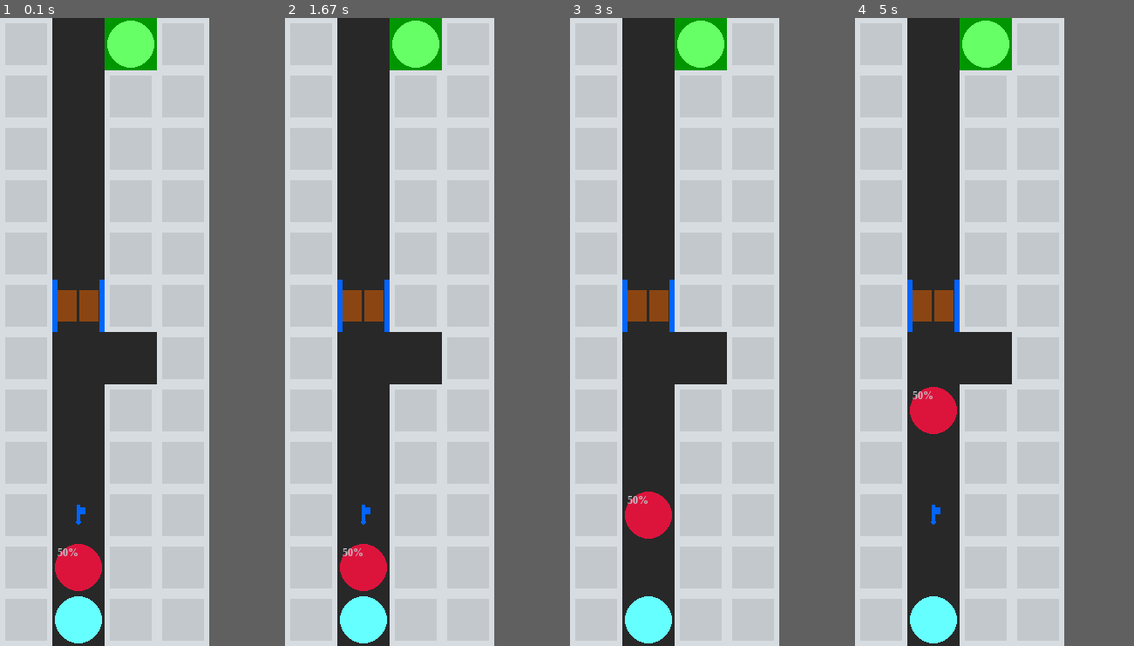
Above: before the commit, frames 1-4 (left to right).
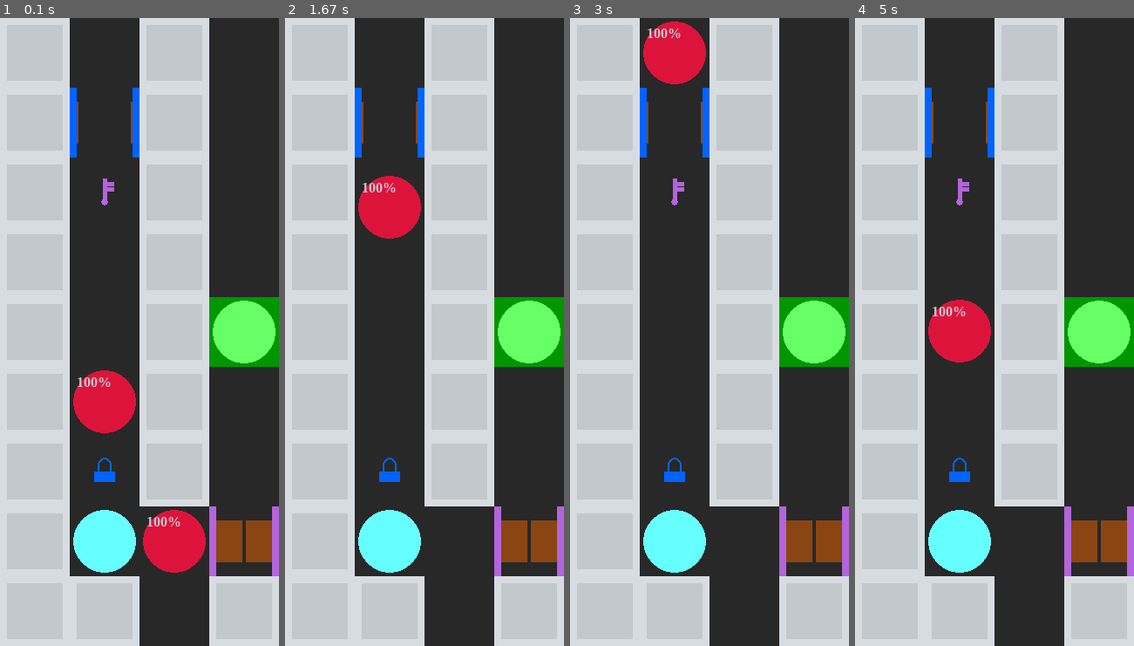
Above: after the commit, the same moments.

Repository: WingedSeal/mazegame
Game: pygame game, started from src/main.py
Same seed, same stepped clock (60 frames per second), same inputs: the game is played once before the commit and once after it.
Inputs:
- Up to frame 1 (0.1 s): no input
- Up to frame 2 (1.67 s): no input
- Up to frame 3 (3 s): no input
- Up to frame 4 (5 s): no input
In our replay, the window is 240x720 before the commit and 320x720 after it. These sizes can differ from the game's own. Grey fills any space a smaller window leaves; there, only what the larger window draws over its background counts as a difference.

The runs differ from the first frame. In frame 1, 35% of the frame differs, in the area x 18-100%, y 0-100%; in frame 2, 35%; in frame 3, 35%; in frame 4, 35%.

Commit message:
feat: add NORMAL4

Diff:
--- a/src/main.py
+++ b/src/main.py
@@ -5,4 +5,4 @@
     return
 
 
-run(script, HARD1)
+run(script, NORMAL4)
--- a/src/mazegame/api/maps/__init__.py
+++ b/src/mazegame/api/maps/__init__.py
@@ -2,6 +2,7 @@
 from .normal1 import NORMAL1
 from .normal2 import NORMAL2
 from .normal3 import NORMAL3
+from .normal4 import NORMAL4
 from .tutorial1 import TUTORIAL1
 from .tutorial2 import TUTORIAL2
 from .tutorial3 import TUTORIAL3
--- /dev/null
+++ b/src/mazegame/api/maps/normal4.py
@@ -0,0 +1,28 @@
+from ...direction import Direction
+from ...color import Color
+from ...map import Door, Enemy, Exit, Key, Map, Block, Player, Lock
+
+color1, color2 = Color.get_unique_colors(2)
+KEY1 = Key(color1)
+LOCK2 = Lock(color2)
+DOOR1 = Door(color1)
+DOOR2 = Door(color2, open=True)
+ENEMY1 = Enemy([Direction.UP] * 5 + [Direction.DOWN] * 7 + [Direction.UP] * 2)
+ENEMY2 = Enemy(
+    [Direction.HALT] * 12 + [Direction.DOWN] + [Direction.HALT] * 10 + [Direction.UP]
+)
+# fmt: off
+NORMAL4 = Map(
+    [
+        [Block(), None,     Block(), None],
+        [Block(), DOOR2,    Block(), None],
+        [Block(), KEY1,     Block(), None],
+        [Block(), None,     Block(), None],
+        [Block(), None,     Block(), Exit()],
+        [Block(), ENEMY1,   Block(), None],
+        [Block(), LOCK2,    Block(), None],
+        [Block(), Player(), ENEMY2,  DOOR1],
+        [Block(), Block(),  None,    Block()]
+    ]
+)
+# fmt: on
--- a/src/mazegame/map.py
+++ b/src/mazegame/map.py
@@ -242,7 +242,7 @@
                     "Consider not dying, that's not a great plan",
                     '"Avoid collision" was a suggestion, apparently.',
                     "Dying isn't good for your health.",
-                    "You have to be alive to win by the way.",
+                    "You have to be alive to win, by the way.",
                 ]
             ),
         )
